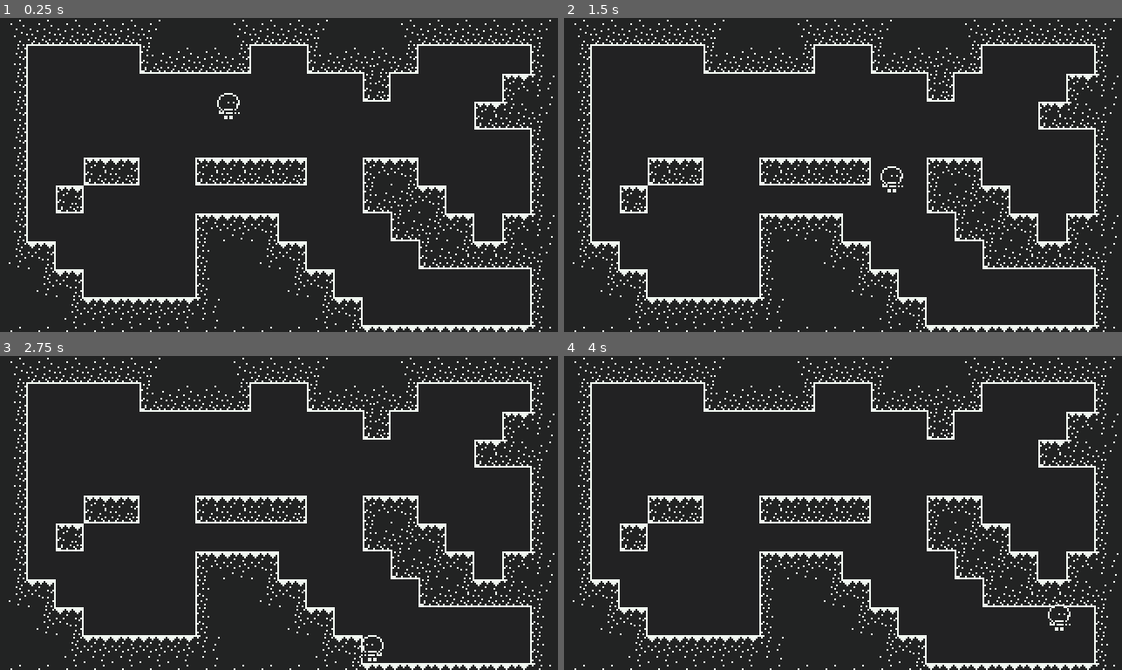
Above: before the commit, frames 1-4 (two rows, left to right).
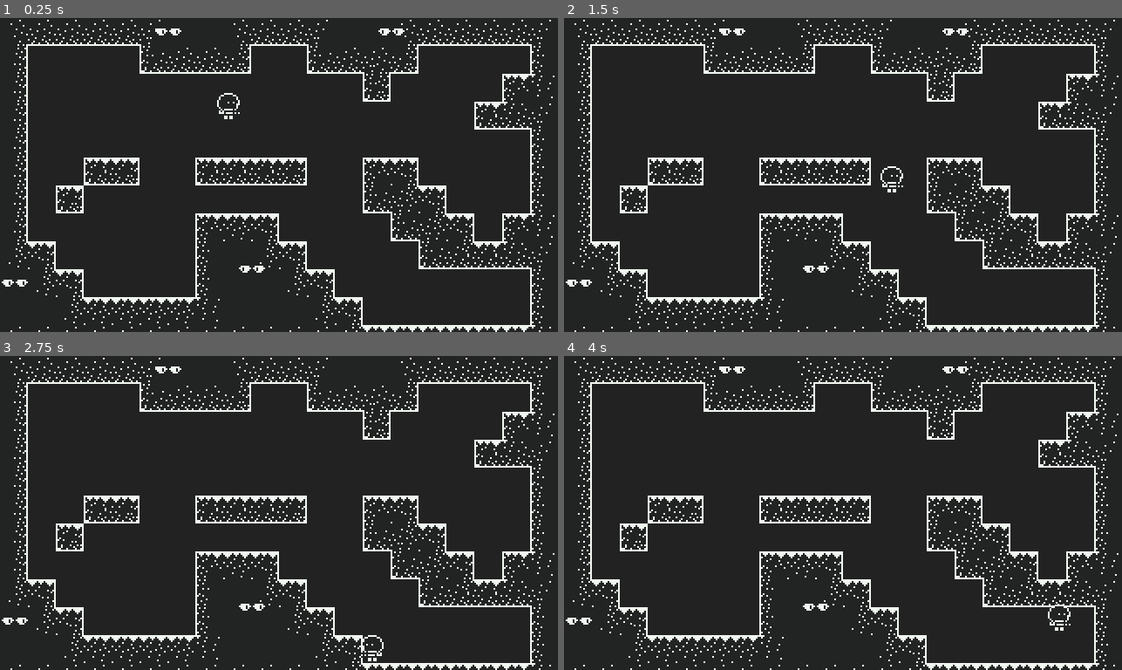
Above: after the commit, the same moments.

Repository: madeso/spelsylt4
Game: Godot game, scene res://world.tscn
The game is run twice, just before and just after one commit, with the same random seed, the same clock (stepped at 60 frames per second) and the same inputs.
Inputs:
- Up to frame 1 (0.25 s): no input
- Up to frame 2 (1.5 s): hold Right (ui_right) from 0.53 s (still down); tap Up (ui_up) at 0.77 s
- Up to frame 3 (2.75 s): tap Up (ui_up) at 1.52 s; release Right (ui_right) at 2.03 s; hold Left (ui_left) from 2.03 s (still down)
- Up to frame 4 (4 s): release Left (ui_left) at 2.78 s; hold Right (ui_right) from 2.78 s (still down); tap Up (ui_up) at 3.02, 3.77 s

The runs differ from the first frame. In frame 1, 0.2% of the frame differs, in the area x 0-73%, y 3-86%; in frame 2, 0.2%; in frame 3, 0.2%; in frame 4, 0.2%.

Commit message:
added eyes

Diff:
--- /dev/null
+++ b/eyes.gd
@@ -0,0 +1,36 @@
+extends Sprite
+
+var open = true
+var blink = 0
+
+const OPEN_TIME = 3
+const CLOSED_TIME = 0.2
+const CENTER_DIST = 10
+onready var sprite = $"."
+
+func _ready():
+	blink = rand_range(0, 1)
+	open = true
+
+
+func _process(delta):
+	blink += delta
+	if open:
+		if blink > OPEN_TIME:
+			blink -= OPEN_TIME
+			open = false
+	else:
+		if blink > CLOSED_TIME:
+			blink -= CLOSED_TIME
+			open = true
+	if open:
+		var player = self.get_node("../Player")
+		var dx = player.get_position().x - self.get_position().x
+		if abs(dx) < CENTER_DIST:
+			sprite.frame = 0
+		elif dx > 0:
+			sprite.frame = 2
+		else:
+			sprite.frame = 1
+	else:
+		sprite.frame = 3
--- /dev/null
+++ b/eyes.tscn
@@ -0,0 +1,9 @@
+[gd_scene load_steps=3 format=2]
+
+[ext_resource path="res://eyes.png" type="Texture" id=1]
+[ext_resource path="res://eyes.gd" type="Script" id=2]
+
+[node name="eyes" type="Sprite"]
+texture = ExtResource( 1 )
+hframes = 4
+script = ExtResource( 2 )
--- a/world.tscn
+++ b/world.tscn
@@ -1,7 +1,8 @@
-[gd_scene load_steps=51 format=2]
+[gd_scene load_steps=52 format=2]
 
 [ext_resource path="res://tileset.png" type="Texture" id=1]
 [ext_resource path="res://player.tscn" type="PackedScene" id=2]
+[ext_resource path="res://eyes.tscn" type="PackedScene" id=3]
 
 [sub_resource type="ConvexPolygonShape2D" id=1]
 points = PoolVector2Array( 0, 0, 16, 0, 16, 16, 0, 16 )
@@ -462,3 +463,15 @@
 
 [node name="Player" parent="." instance=ExtResource( 2 )]
 position = Vector2( 132, 70 )
+
+[node name="eyes" parent="." instance=ExtResource( 3 )]
+position = Vector2( 144, 144 )
+
+[node name="eyes2" parent="." instance=ExtResource( 3 )]
+position = Vector2( 96, 8 )
+
+[node name="eyes3" parent="." instance=ExtResource( 3 )]
+position = Vector2( 224, 8 )
+
+[node name="eyes4" parent="." instance=ExtResource( 3 )]
+position = Vector2( 8, 152 )
Not shown, added: eyes.png.import
